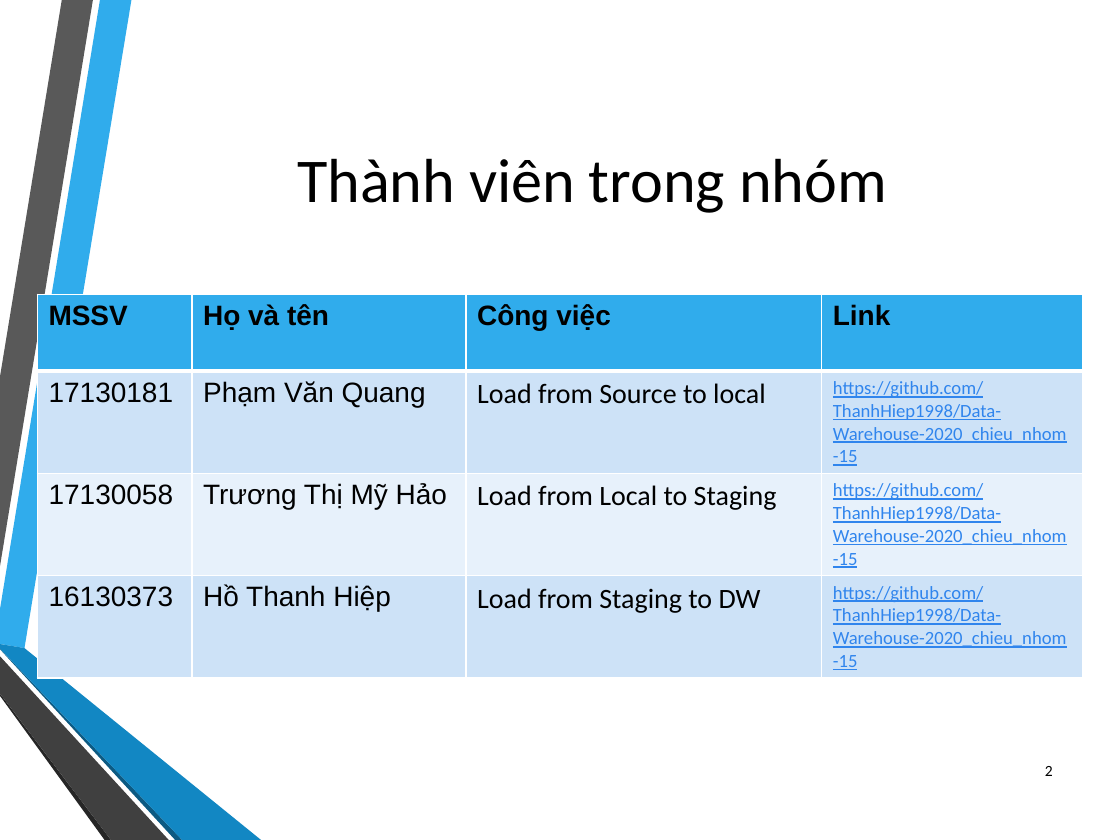
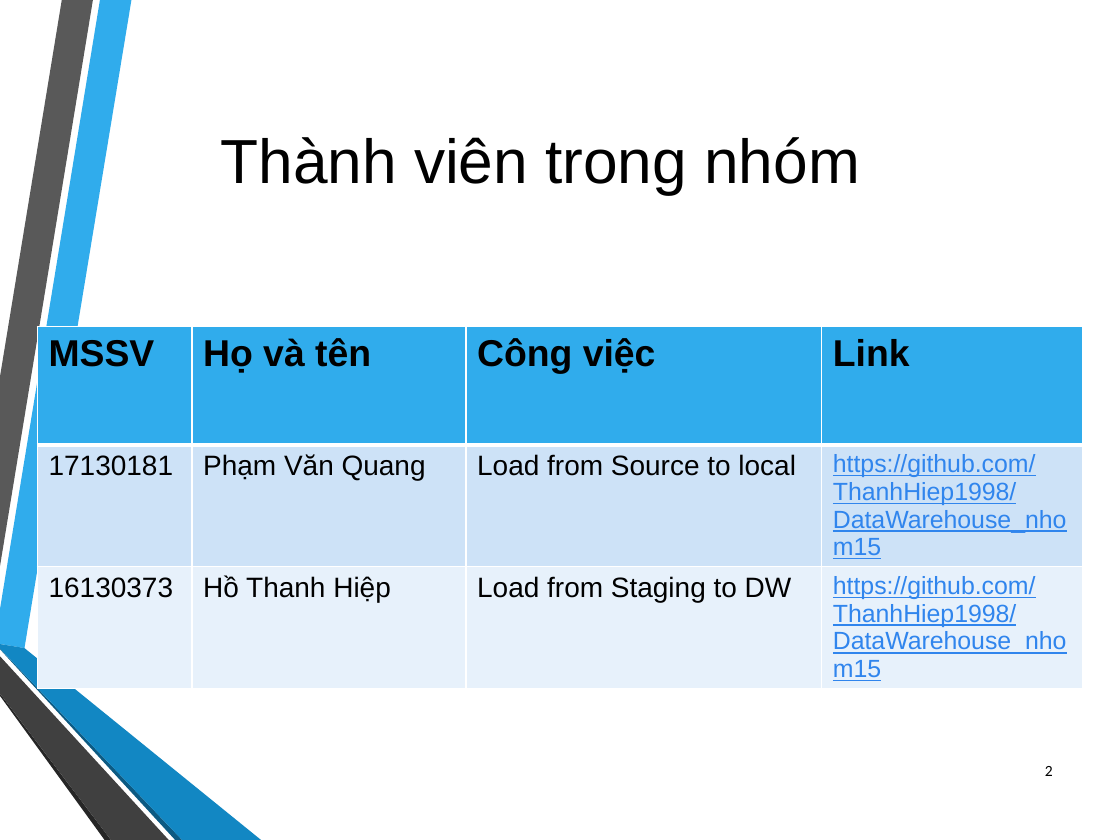
Before and after one commit to ThanhHiep1998/DataWarehouse_nhom15, a slide deck: slide 2 of DataWarehouse_2020_chieu_nhom15.pptx. Drawn at 1120x840 pixels with LibreOffice and Linux fonts; fonts in the diff are those of the drawing; background and template pictures are left out. Boxes give left, top, right and bottom in pixels: in the first picture for what was removed or moved away, otherwise in the second. Text is boxed around its words. In the diff, an @@ line names an element or a change of style, - is before the commit and + after.

```diff
--- a/DataWarehouse_2020_chieu_nhom15.pptx
+++ b/DataWarehouse_2020_chieu_nhom15.pptx
@@ title "Thành viên trong nhóm": place and size @@
-title "Thành viên trong nhóm" at (297,158,887,213)
+title "Thành viên trong nhóm" at (221,137,860,194)
@@ title "Thành viên trong nhóm" at (221,137,860,194): font Calibri to Arial @@
@@ table at (37,327,1083,687) @@
-row 2: 17130181 | Phạm Văn Quang | Load from Source to local | https://github.com/ThanhHiep1998/Data-Warehouse-2020_chieu_nhom-15
-row 3: 17130058 | Trương Thị Mỹ Hảo | Load from Local to Staging | https://github.com/ThanhHiep1998/Data-Warehouse-2020_chieu_nhom-15
-row 4: 16130373 | Hồ Thanh Hiệp | Load from Staging to DW | https://github.com/ThanhHiep1998/Data-Warehouse-2020_chieu_nhom-15
+row 2: 17130181 | Phạm Văn Quang | Load from Source to local | https://github.com/ThanhHiep1998/DataWarehouse_nhom15
+row 3: 16130373 | Hồ Thanh Hiệp | Load from Staging to DW | https://github.com/ThanhHiep1998/DataWarehouse_nhom15
@@ table: place and size @@
-table at (37,295,1083,674)
+table at (37,327,1083,687)
```
Also in this commit, not shown: 2 other slides changed.
